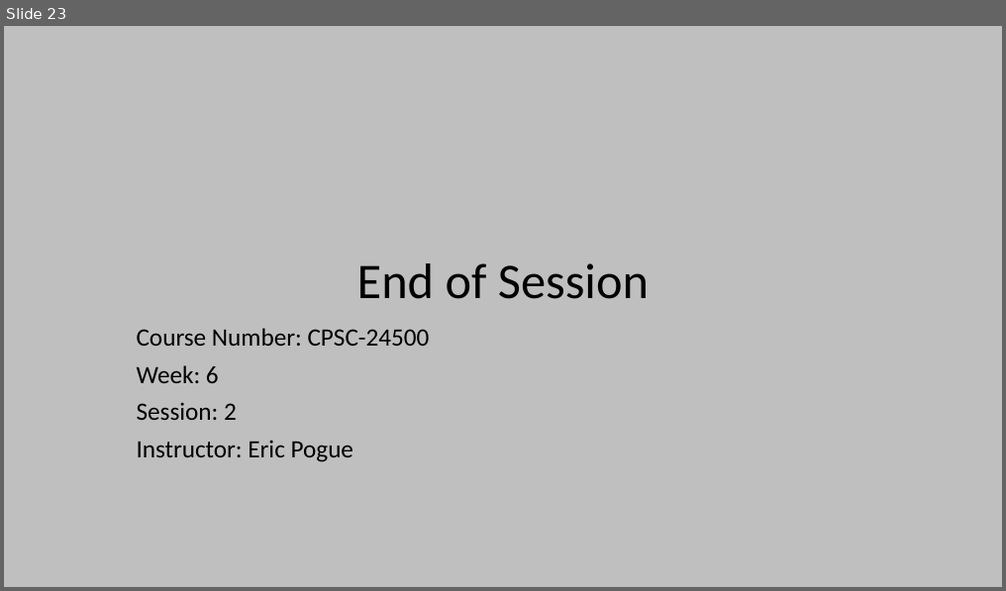
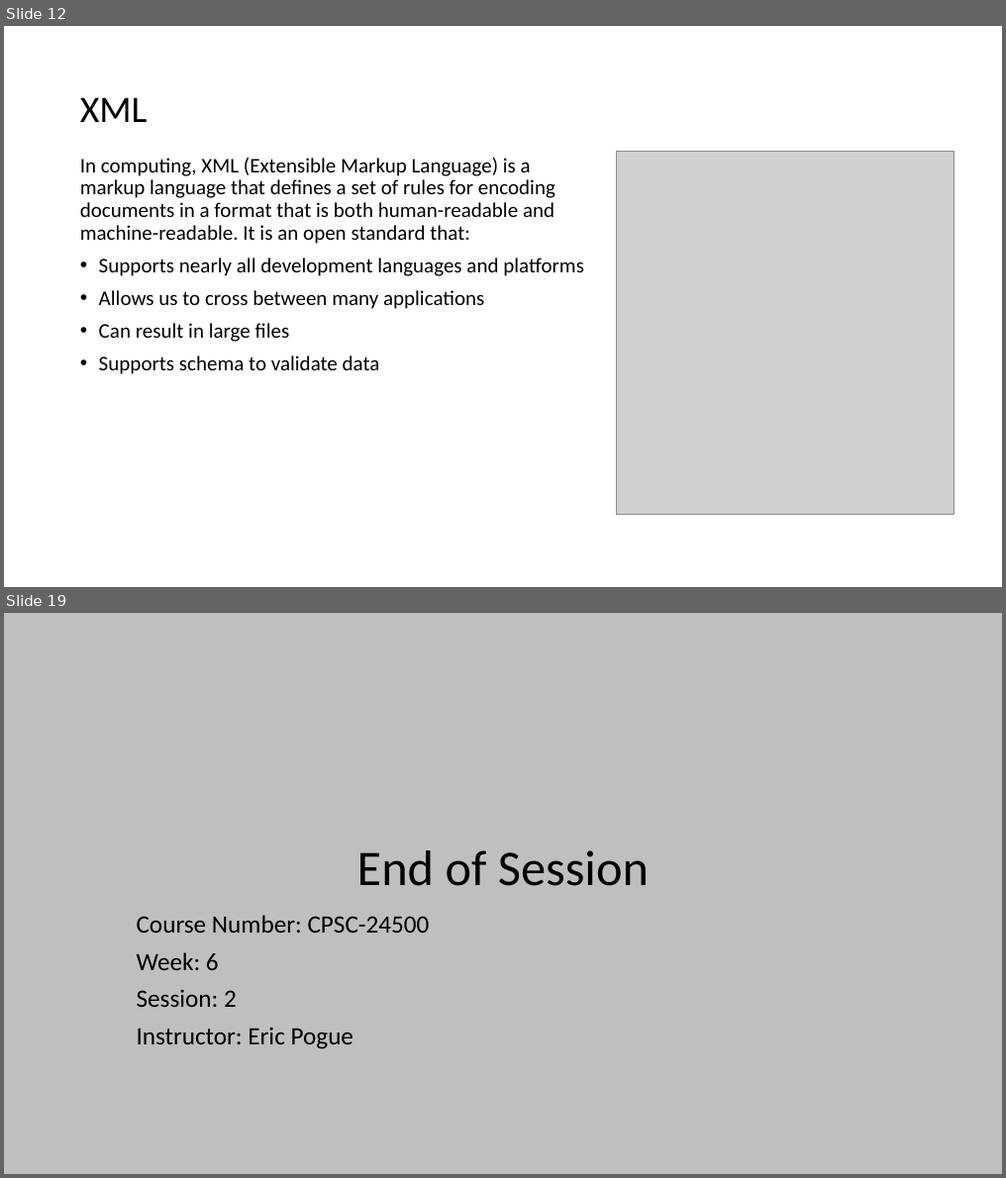
Before and after one commit to EricJPogue/www-epogue-info, a slide deck: CPSC-24500/Week07/2017SpringW07Slides.pptx. Shown one above the other, each under a label of ours: slide 23 before the commit, slides 12 and 19 after it; the slides between them are not shown. The pictures are 1006x591 and 1006x1178 pixels, drawn with LibreOffice and Linux fonts; fonts in the diff are those of the drawing; grey boxes stand for pictures. Boxes give left, top, right and bottom in pixels: in the first picture for what was removed or moved away, otherwise in the second. Text is boxed around its words. In the diff, an @@ line names an element or a change of style, - is before the commit and + after.

```diff
--- a/CPSC-24500/Week07/2017SpringW07Slides.pptx
+++ b/CPSC-24500/Week07/2017SpringW07Slides.pptx
@@ slide 12 added at [4,26,1002,587], background #FFFFFF @@
@@ title added at [80,97,148,122], 36 pt, text #000000 @@
+XML
@@ text added at [80,158,584,374], 20 pt, text #000000 @@
+In computing, XML (Extensible Markup Language) is a markup language that defines a set of rules for encoding documents in a format that is both human-readable and machine-readable. It is an open standard that:
+• Supports nearly all development languages and platforms
+• Allows us to cross between many applications
+• Can result in large files
+• Supports schema to validate data
@@ picture added at [617,151,954,515] @@
@@ what was slide 23 is now slide 19 @@
```
Also in this commit, not shown: 6 slides changed, 11 other slides added, 20 slides removed, 6 other files.
